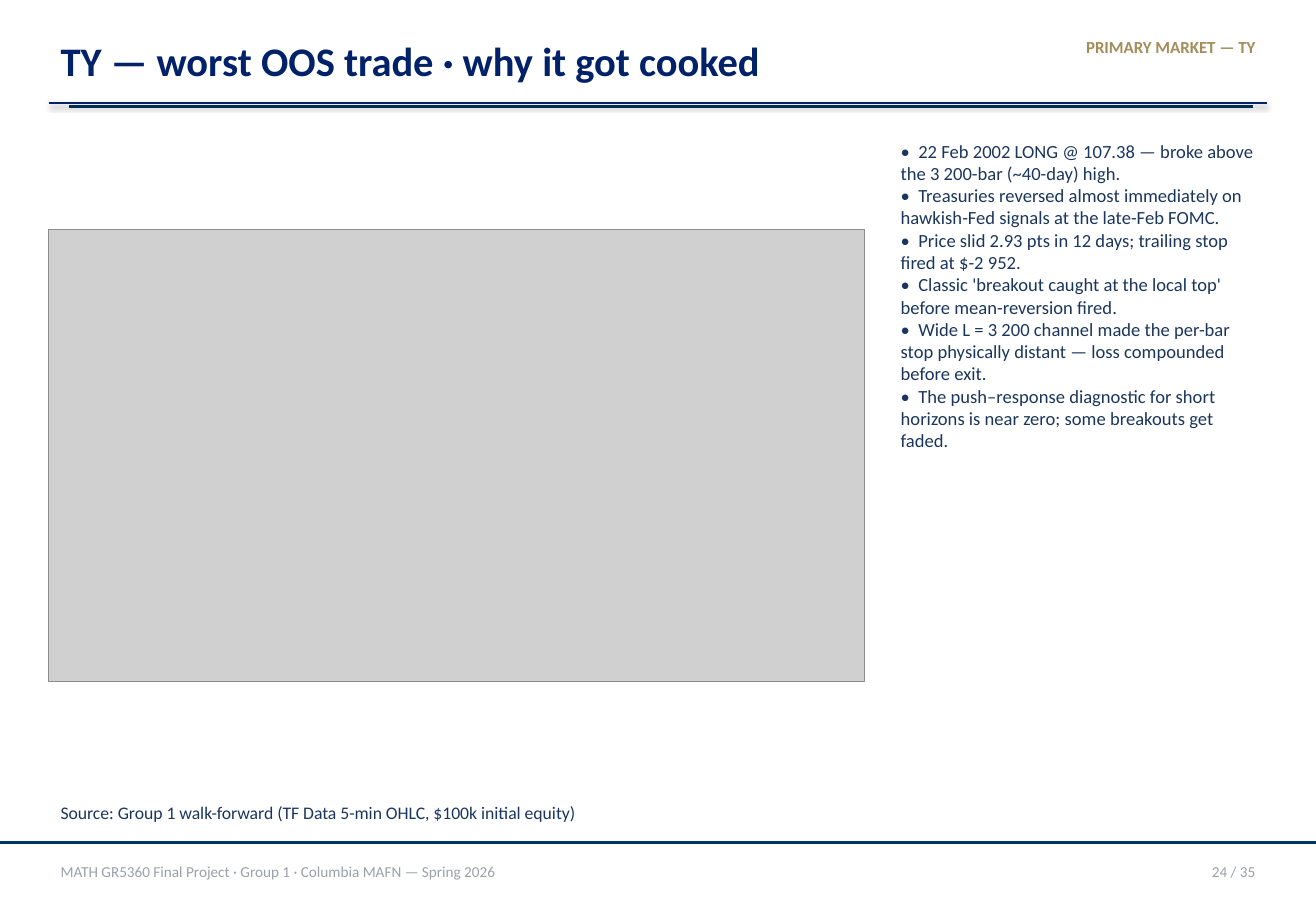
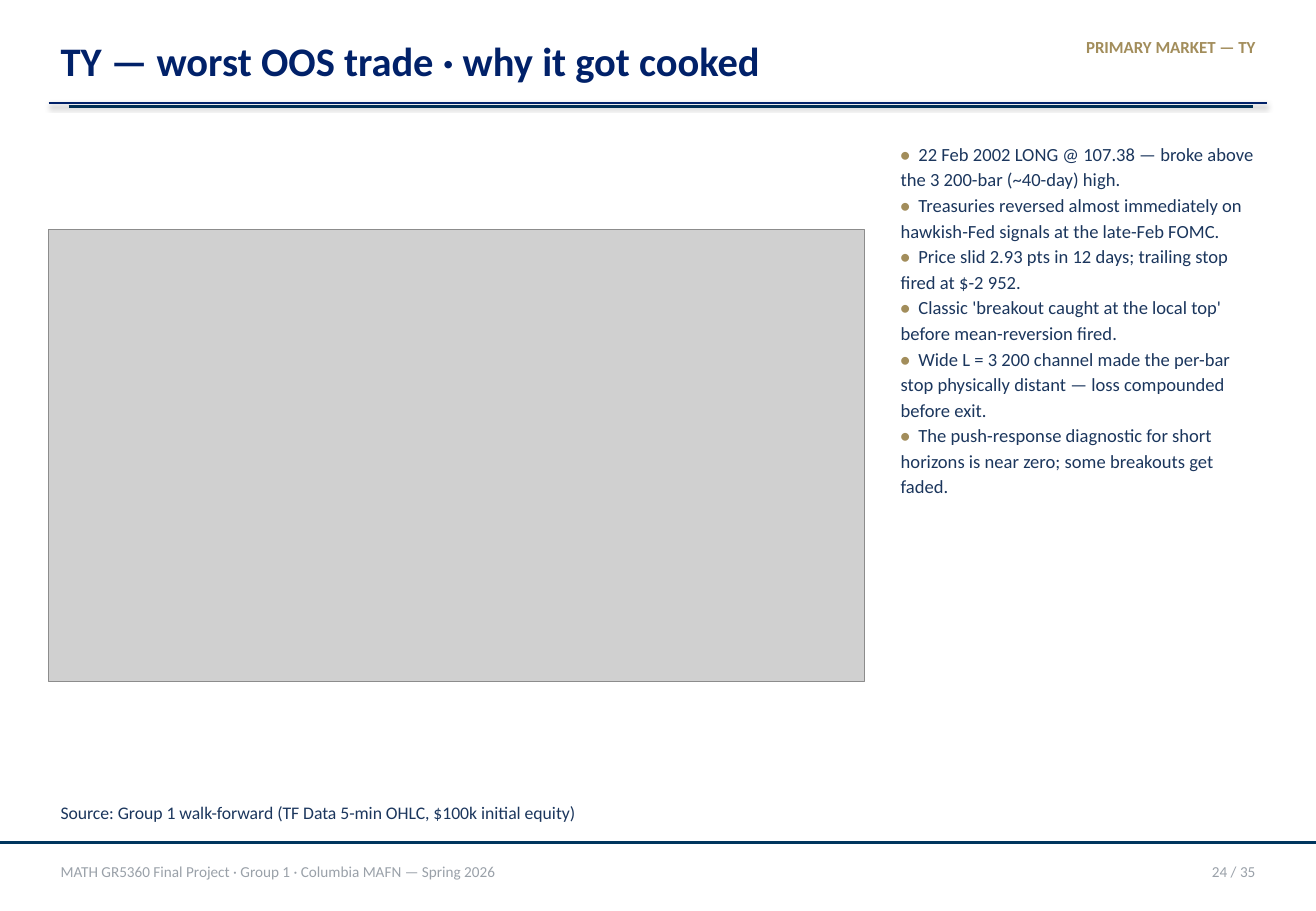
Before and after one commit to Cuivie/MATH5360_Final_Project, a slide deck: slide 24 of report/presentation/MATH5360_Final_Group1.pptx. Drawn at 1316x911 pixels with LibreOffice and Linux fonts; fonts in the diff are those of the drawing; grey boxes stand for pictures; background and template pictures are left out. Boxes give left, top, right and bottom in pixels: in the first picture for what was removed or moved away, otherwise in the second. Text is boxed around its words. In the diff, an @@ line names an element or a change of style, - is before the commit and + after.

```diff
--- a/report/presentation/MATH5360_Final_Group1.pptx
+++ b/report/presentation/MATH5360_Final_Group1.pptx
@@ text at (x1=901, y1=148, x2=1253, y2=417): text colour #1B365D to #A28D5B, bold on in "•", "•", "•", "•" and 1 more places; line spacing 1 to 1.15 @@
@@ text at (x1=901, y1=429, x2=1213, y2=493): text changed @@
-• The push–response diagnostic for short horizons is near zero; some breakouts get faded.
+• The push-response diagnostic for short horizons is near zero; some breakouts get faded.
```
Also in this commit, not shown: 10 other slides changed, 14 slides added, 14 slides removed, 9 other files.
